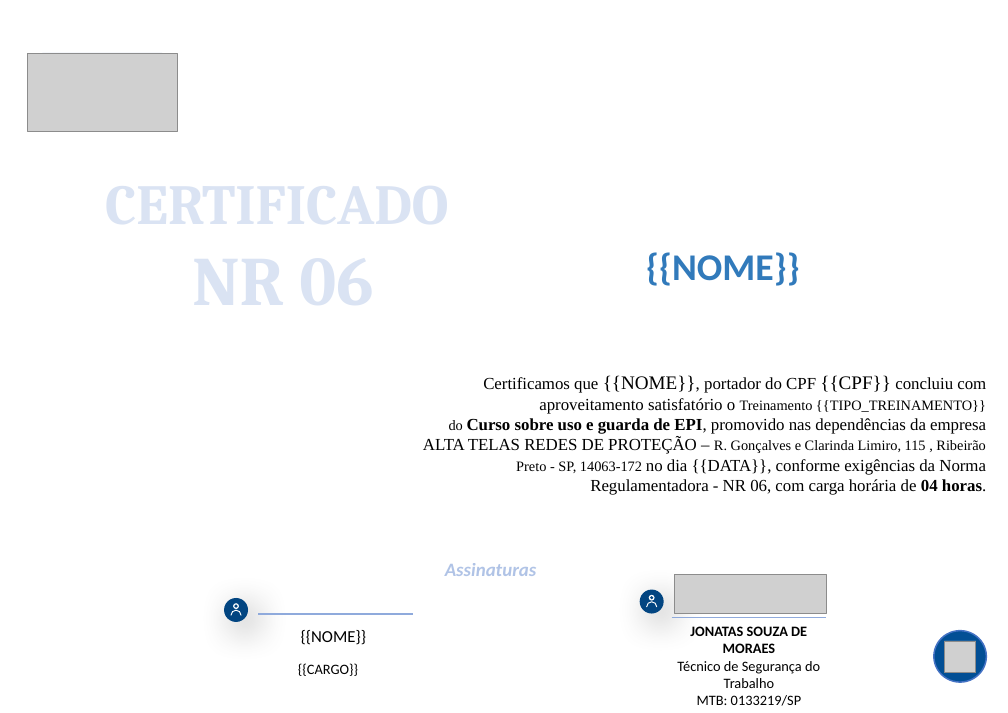
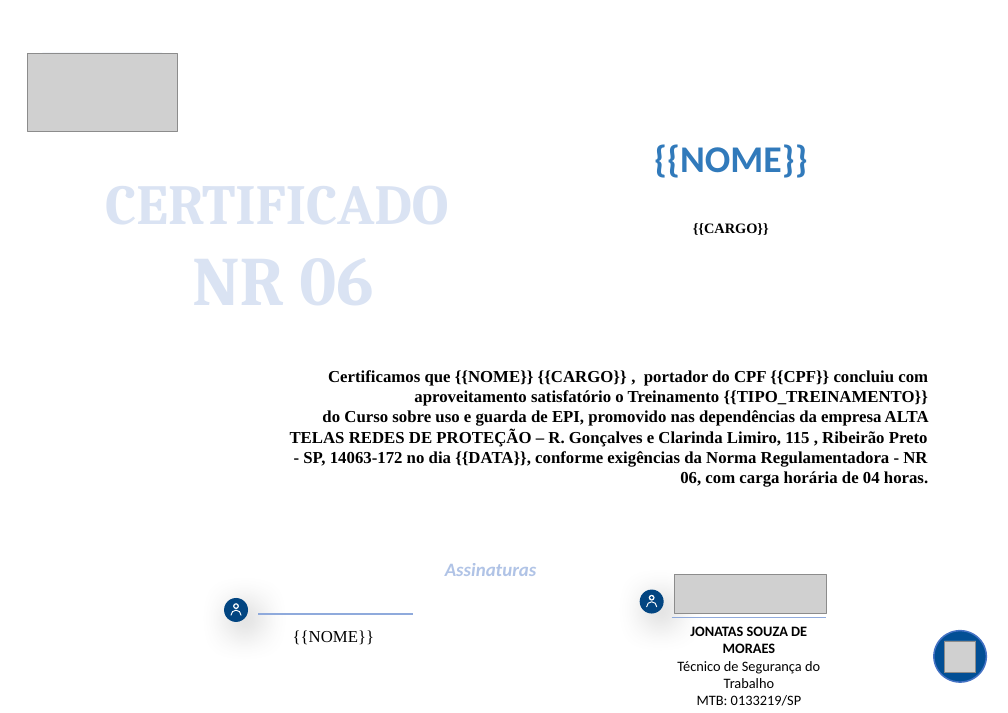
Before and after one commit to LevitaSofia/appcertificadosnrs, a slide deck: slide 1 of modelos_nr/NR06_modelo.pptx. Drawn at 1008x713 pixels with LibreOffice and Linux fonts; fonts in the diff are those of the drawing; grey boxes stand for pictures; background and template pictures are left out. Boxes give left, top, right and bottom in pixels: in the first picture for what was removed or moved away, otherwise in the second. Text is boxed around its words. In the diff, an @@ line names an element or a change of style, - is before the commit and + after.

Commit message:
feat: Refatora estrutura de treinamentos e certificados
- Reestrutura a Central de Treinamentos para agrupar por NR.
- Corrige a exibição de datas e a passagem de variáveis para JavaScript nos templates.
- Adiciona script para atualização em lote de funcionários.
- Melhora a geração de certificados, com correções de bugs e preparação para download em lote.

```diff
--- a/modelos_nr/NR06_modelo.pptx
+++ b/modelos_nr/NR06_modelo.pptx
@@ text "{{NOME}}": place and size @@
-text "{{NOME}}" at [646, 252, 800, 286]
+text "{{NOME}}" at [654, 144, 808, 178]
@@ text "{{CARGO}}": place and size @@
-text "{{CARGO}}" at [298, 663, 358, 676]
+text "{{CARGO}}" at [693, 223, 769, 235]
@@ text "{{CARGO}}" at [693, 223, 769, 235]: font Calibri to Times New Roman, bold on @@
@@ text "Certificamos que {{NOME}} {{CARGO}} , ...": place and size @@
-text "Certificamos que {{NOME}} {{CARGO}} , ..." at [423, 375, 986, 495]
+text "Certificamos que {{NOME}} {{CARGO}} , ..." at [290, 370, 929, 487]
@@ text at [328, 370, 928, 406]: text changed; bold on @@
-Certificamos que {{NOME}}, portador do CPF {{CPF}} concluiu com aproveitamento satisfatório o Treinamento {{TIPO_TREINAMENTO}}
+Certificamos que {{NOME}} {{CARGO}} , portador do CPF {{CPF}} concluiu com aproveitamento satisfatório o Treinamento {{TIPO_TREINAMENTO}}
@@ text at [290, 410, 929, 487]: size 12 to 14 pt in "do R. Gonçalves e Clarinda Limiro, 115 ..."; bold on in "do EPI, promovido nas dependências da empresa ..." @@
@@ text "{{NOME}}" at [293, 630, 375, 645]: font Calibri to Times New Roman @@
```
Also in this commit, not shown: 28 other files.
